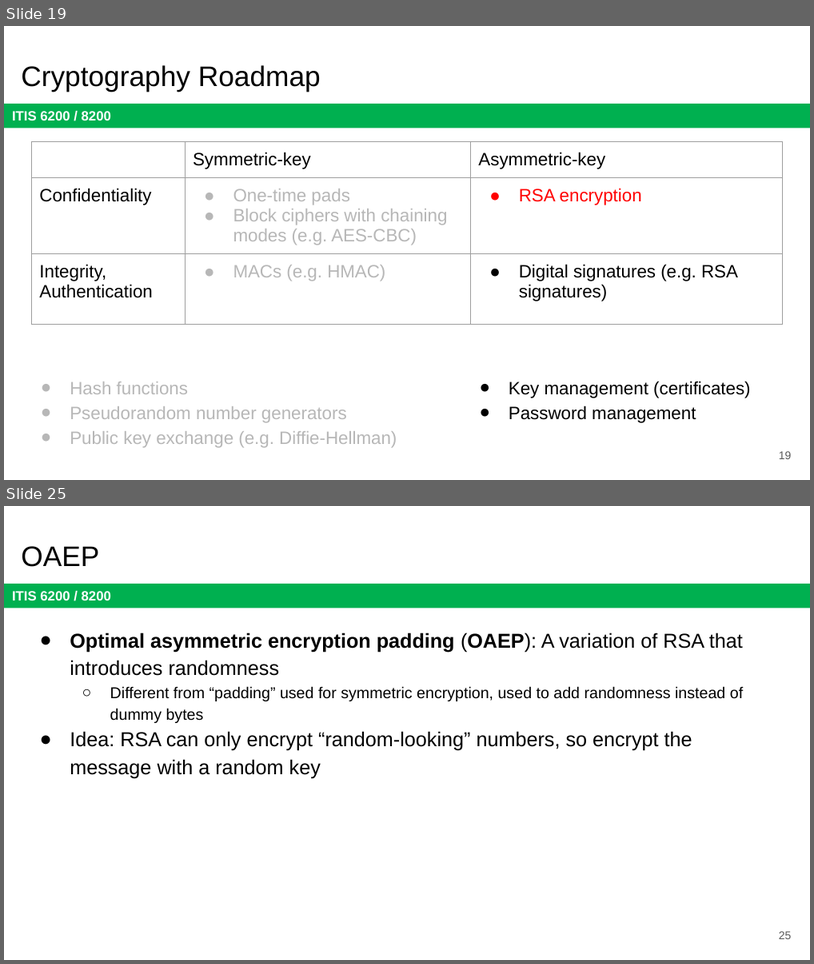
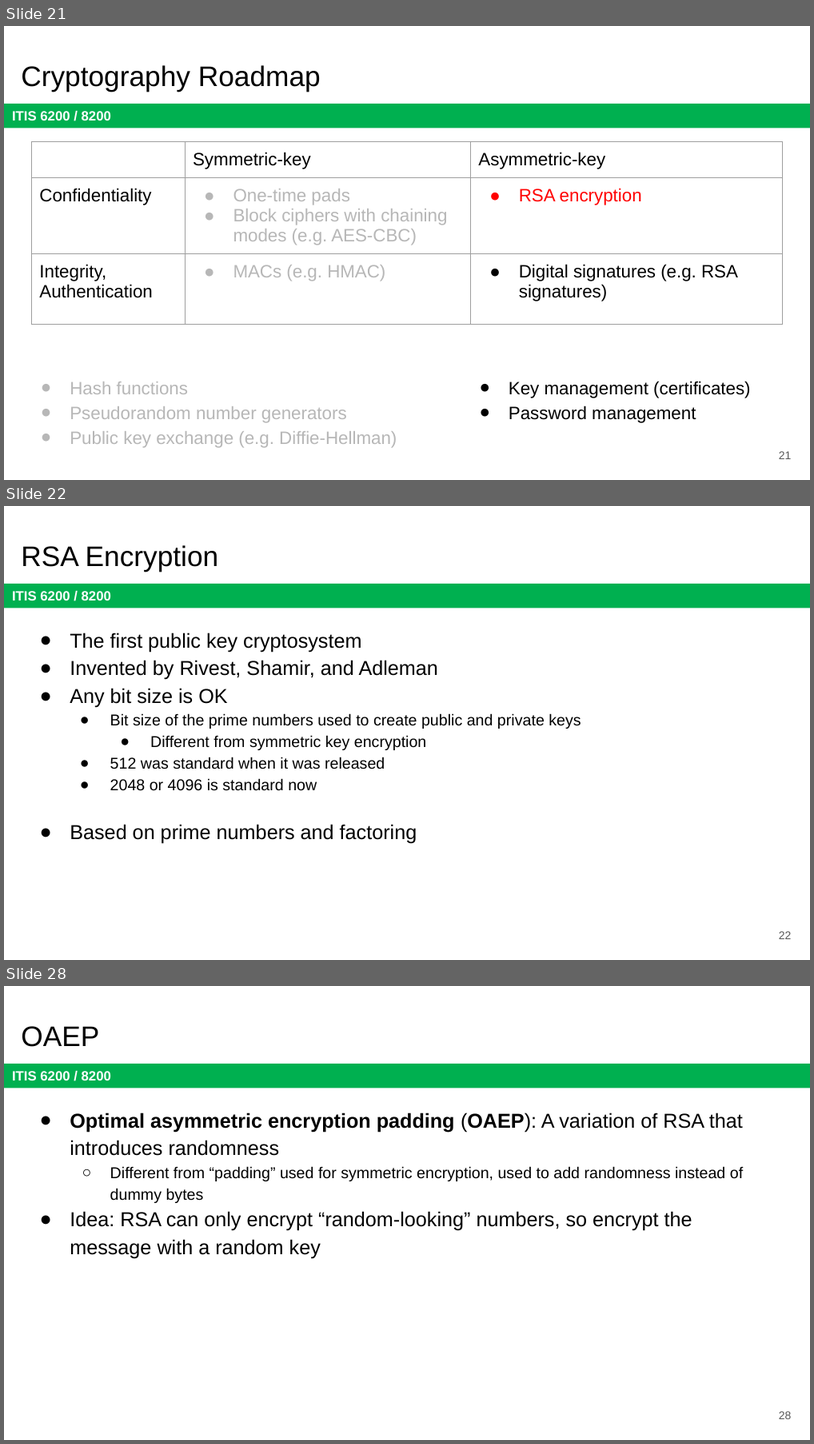
Before and after one commit to jx5c/github.io, a slide deck: teaching/ITIS6200/2023fa/lectures/lec06.pptx. Shown one above the other, each under a label of ours: slides 19 and 25 before the commit, slides 21, 22 and 28 after it; the slides between them are not shown. The pictures are 814x964 and 814x1444 pixels, drawn with LibreOffice and Linux fonts; fonts in the diff are those of the drawing. Boxes give left, top, right and bottom in pixels: in the first picture for what was removed or moved away, otherwise in the second. Text is boxed around its words. In the diff, an @@ line names an element or a change of style, - is before the commit and + after.

```diff
--- a/teaching/ITIS6200/2023fa/lectures/lec06.pptx
+++ b/teaching/ITIS6200/2023fa/lectures/lec06.pptx
@@ slide 22 added at [4,506,810,960], background #FFFFFF; not listed: 1 template element that a slide beside it also shows @@
@@ title added at [21,545,219,571], 25.2 pt, text #000000 @@
+RSA Encryption
@@ text added at [70,632,581,844], 14 pt, text #000000 @@
+● The first public key cryptosystem
+● Invented by Rivest, Shamir, and Adleman
+● Any bit size is OK
+  ● Bit size of the prime numbers used to create public and private keys
+    ● Different from symmetric key encryption
+  ● 512 was standard when it was released
+  ● 2048 or 4096 is standard now
+● Based on prime numbers and factoring
@@ page number added at [779,931,792,939], 10 pt, text #595959 @@
+22
@@ what was slide 19 is now slide 21 @@
@@ page number at [779,451,792,459]: text changed @@
-19
+21
@@ what was slide 25 is now slide 28 @@
@@ page number at [779,1411,792,1419]: text changed @@
-25
+28
```
Also in this commit, not shown: 14 slides changed, 4 other slides added, 3 slides removed, 3 other files.
